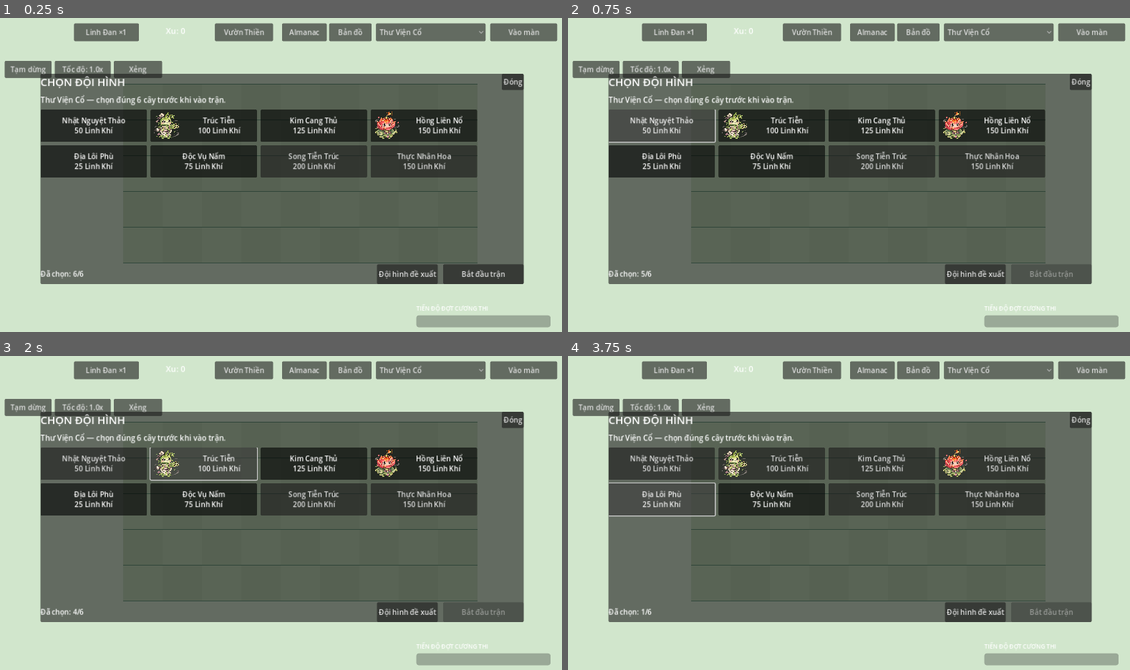
Above: before the commit, frames 1-4 (two rows, left to right).
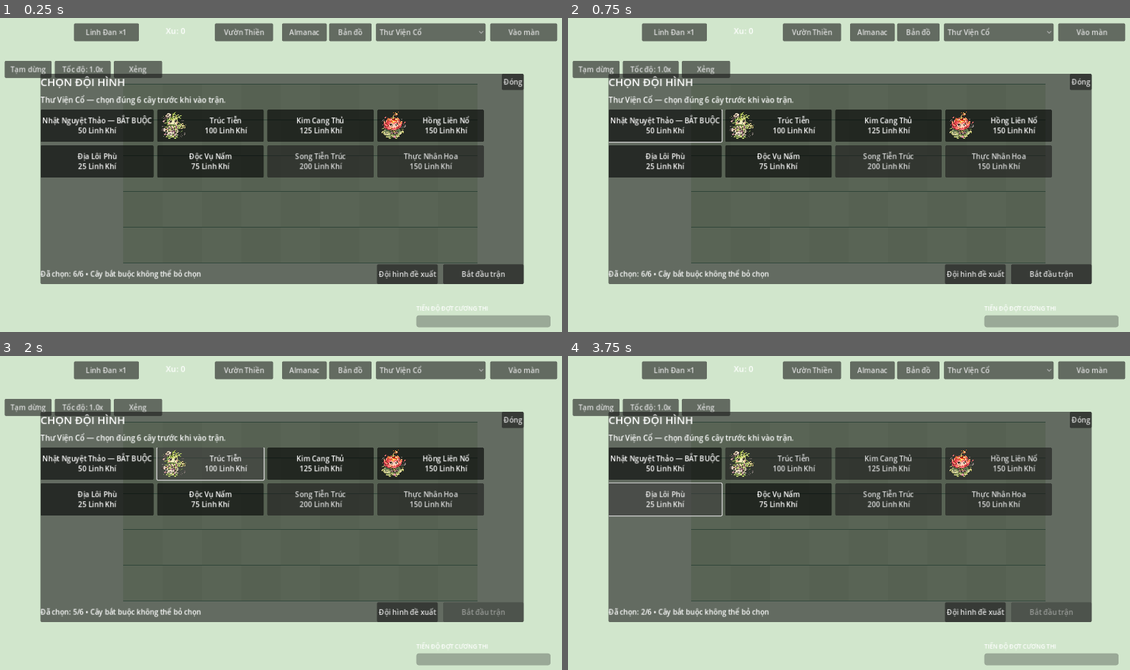
Above: after the commit, the same moments.

Repository: thandanh83-sys/Plants-vs.-Zombies
Game: Godot game, scene res://scenes/Main.tscn
Same seed, same stepped clock (60 frames per second), same inputs: the game is played once before the commit and once after it.
Inputs:
- Up to frame 1 (0.25 s): no input
- Up to frame 2 (0.75 s): click "Nhật Nguyệt Thảo 50 Linh Khí" (after the commit: "Nhật Nguyệt Thảo — BẮT BUỘC 5…") at 0.5 s
- Up to frame 3 (2 s): click "Trúc Tiễn 100 Linh Khí" at 1.25 s
- Up to frame 4 (3.75 s): click "Kim Cang Thủ 125 Linh Khí" at 2 s; click "Hồng Liên Nổ 150 Linh Khí" at 2.75 s; click "Địa Lôi Phù 25 Linh Khí" at 3.5 s

The runs differ from the first frame. In frame 1, 3.9% of the frame differs, in the area x 7-87%, y 29-84%; in frame 2, 6.1%, in the area x 7-94%, y 29-85%; in frame 3, 4.0%; in frame 4, 3.9%.

Commit message:
fix: enforce mandatory plants in seed loadout

Diff:
--- a/scenes/Main.gd
+++ b/scenes/Main.gd
@@ -46,6 +46,7 @@
 var _loadout_level_id := ""
 var _loadout_required := 0
 var _loadout_selection: Array[String] = []
+var _required_seed_ids: Array[String] = []
 var _loadout_buttons: Dictionary = {}
 var _loadout_count_label: Label
 var _loadout_start_button: Button
@@ -482,18 +483,28 @@
 		return
 	var plant_pool: Array = level_preview.get("available_plants", [])
 	var seed_slots := maxi(1, int(DataLoader.get_setting("seed_slots", 6)))
+	var required_values: Array = level_preview.get("required_plants", [])
 	var normalized_selection: Array[String] = []
+	for raw_required in required_values:
+		var required_id := str(raw_required)
+		if not plant_pool.has(required_id) or DataLoader.get_plant(required_id).is_empty():
+			push_error("Level %s has an invalid required Plant: %s" % [level_id, required_id])
+			return
+		if not normalized_selection.has(required_id):
+			normalized_selection.append(required_id)
+	if normalized_selection.size() > seed_slots:
+		push_error("Level %s requires more Plants than the configured seed slots" % level_id)
+		return
 	for raw_id in selected_plant_ids:
 		var plant_id := str(raw_id)
 		if plant_id in plant_pool and not normalized_selection.has(plant_id) and normalized_selection.size() < seed_slots:
 			normalized_selection.append(plant_id)
-	if normalized_selection.is_empty():
-		for raw_id in plant_pool:
-			if normalized_selection.size() >= seed_slots:
-				break
-			var plant_id := str(raw_id)
-			if not normalized_selection.has(plant_id):
-				normalized_selection.append(plant_id)
+	for raw_id in plant_pool:
+		if normalized_selection.size() >= seed_slots:
+			break
+		var plant_id := str(raw_id)
+		if not normalized_selection.has(plant_id):
+			normalized_selection.append(plant_id)
 	if normalized_selection.is_empty() or not GameManager.start_level(level_id):
 		return
 
@@ -762,6 +773,19 @@
 	_loadout_required = mini(maxi(1, int(DataLoader.get_setting("seed_slots", 6))), candidates.size())
 	_loadout_selection.clear()
 	_loadout_buttons.clear()
+	_required_seed_ids.clear()
+	for raw_required in level.get("required_plants", []):
+		var required_id := str(raw_required)
+		if not candidates.has(required_id) or DataLoader.get_plant(required_id).is_empty():
+			state_label.text = "Dữ liệu màn có cây bắt buộc không hợp lệ: %s" % required_id
+			return
+		if not _required_seed_ids.has(required_id):
+			_required_seed_ids.append(required_id)
+	if _required_seed_ids.size() > _loadout_required:
+		state_label.text = "Số cây bắt buộc vượt quá số ô chọn đội hình."
+		return
+	for required_id in _required_seed_ids:
+		_loadout_selection.append(required_id)
 	var saved_selection: Variant = SaveSystem.save_data.get("selected_plant_ids", [])
 	if saved_selection is Array:
 		for raw_id in saved_selection:
@@ -802,7 +826,8 @@
 		choice.toggle_mode = true
 		choice.button_pressed = _loadout_selection.has(plant_id)
 		choice.custom_minimum_size = Vector2(238, 72)
-		choice.text = "%s\n%d Linh Khí" % [str(data.get("name", plant_id)), int(data.get("cost", 0))]
+		var required_suffix := " — BẮT BUỘC" if _required_seed_ids.has(plant_id) else ""
+		choice.text = "%s%s\n%d Linh Khí" % [str(data.get("name", plant_id)), required_suffix, int(data.get("cost", 0))]
 		choice.tooltip_text = str(data.get("description", ""))
 		var texture: Texture2D = DataLoader.get_plant_sprite(plant_id)
 		if texture != null:
@@ -837,20 +862,28 @@
 		if not _loadout_selection.has(plant_id):
 			_loadout_selection.append(plant_id)
 	else:
+		if _required_seed_ids.has(plant_id):
+			choice.button_pressed = true
+			return
 		_loadout_selection.erase(plant_id)
 	_update_loadout_selection()
 
 func _reset_loadout_selection(candidates: Array) -> void:
 	_loadout_selection.clear()
+	for required_id in _required_seed_ids:
+		_loadout_selection.append(required_id)
 	for raw_id in candidates:
 		if _loadout_selection.size() >= _loadout_required:
 			break
-		_loadout_selection.append(str(raw_id))
+		var plant_id := str(raw_id)
+		if not _loadout_selection.has(plant_id):
+			_loadout_selection.append(plant_id)
 	_update_loadout_selection()
 
 func _update_loadout_selection() -> void:
 	if is_instance_valid(_loadout_count_label):
-		_loadout_count_label.text = "Đã chọn: %d/%d" % [_loadout_selection.size(), _loadout_required]
+		var required_note := " • Cây bắt buộc không thể bỏ chọn" if not _required_seed_ids.is_empty() else ""
+		_loadout_count_label.text = "Đã chọn: %d/%d%s" % [_loadout_selection.size(), _loadout_required, required_note]
 	if is_instance_valid(_loadout_start_button):
 		_loadout_start_button.disabled = _loadout_selection.size() != _loadout_required
 	for raw_id in _loadout_buttons:
